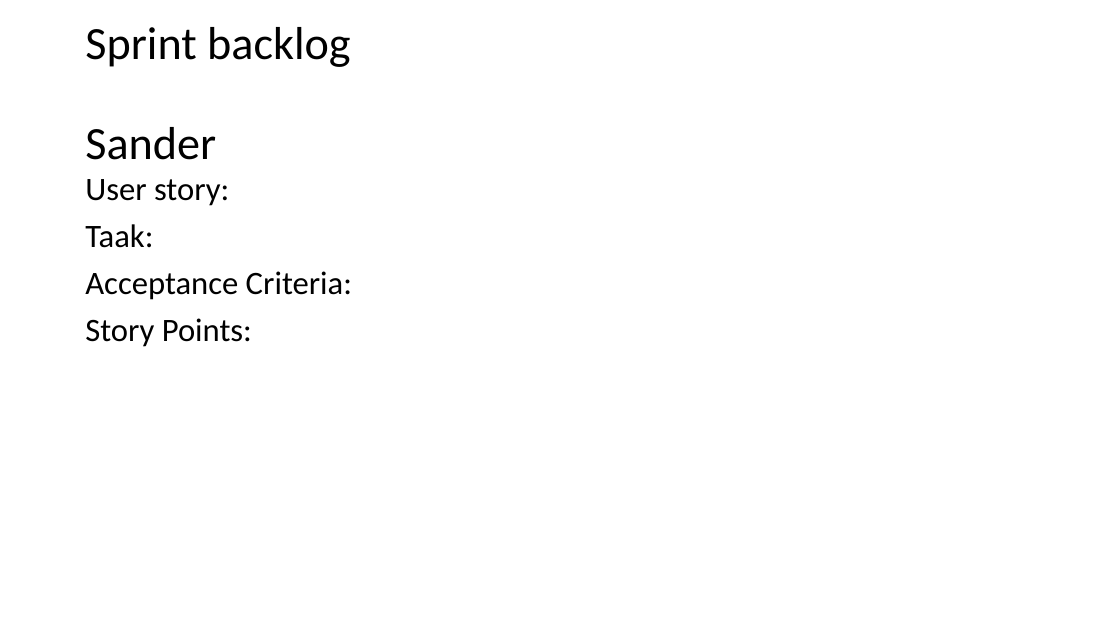
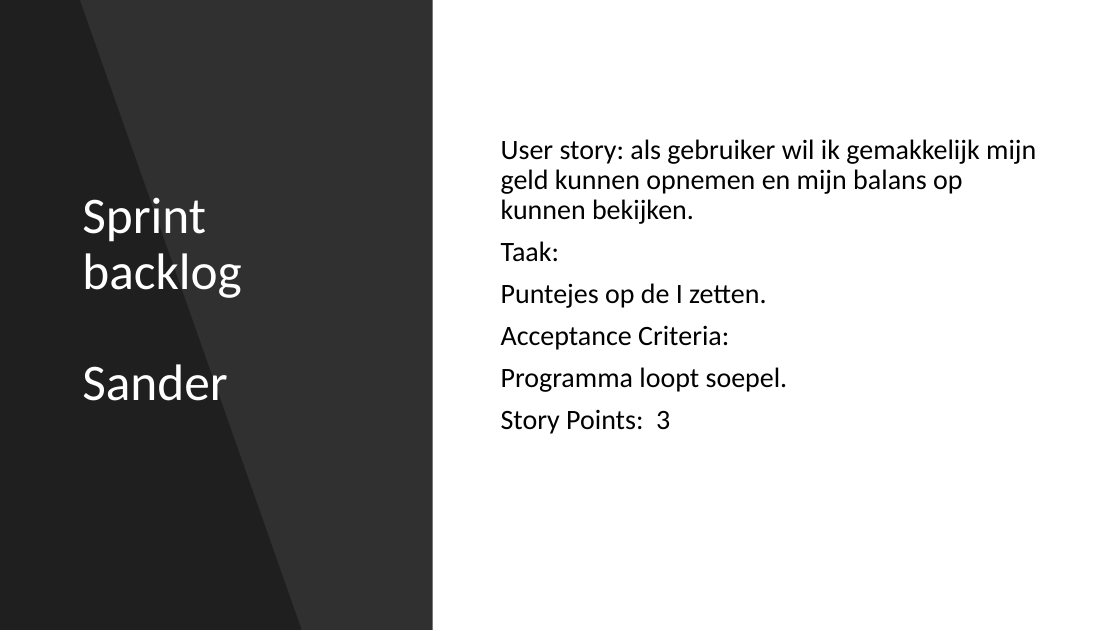
Before and after one commit to Sinjablo/Git-TINPRJ03-34, a slide deck: slide 8 of Presentaties/PresentatieSprint5.pptx. Drawn at 1120x630 pixels with LibreOffice and Linux fonts; fonts in the diff are those of the drawing. Boxes give left, top, right and bottom in pixels: in the first picture for what was removed or moved away, otherwise in the second. Text is boxed around its words. In the diff, an @@ line names an element or a change of style, - is before the commit and + after.

```diff
--- a/Presentaties/PresentatieSprint5.pptx
+++ b/Presentaties/PresentatieSprint5.pptx
@@ rectangle added at [0,0,433,630], fill #000000 at 81% opacity @@
@@ freeform shape added at [0,0,302,630], fill #000000 at 35% opacity @@
@@ title "Sprint backlog Sander": place and size @@
-title "Sprint backlog Sander" at [85,27,350,160]
+title "Sprint backlog Sander" at [82,197,241,401]
@@ title "Sprint backlog Sander" at [82,197,241,401]: size 39.6 to 44 pt, text colour #000000 to #FFFFFF @@
@@ text "User story: als gebruiker wil ...": place and size @@
-text "User story: als gebruiker wil ..." at [85,179,352,347]
+text "User story: als gebruiker wil ..." at [501,139,1036,434]
@@ text "User story: als gebruiker wil ..." at [501,139,1036,434]: vertical alignment top to middle @@
@@ text at [501,139,1036,224]: text changed; size 28 to 24 pt @@
-User story:
+User story: als gebruiker wil ik gemakkelijk mijn geld kunnen opnemen en mijn balans op kunnen bekijken.
@@ text at [501,241,729,350]: size 28 to 24 pt in "Taak:", "Acceptance Criteria:" @@
@@ text at [501,283,766,308]: paragraph added @@
+Puntejes op de I zetten.
@@ text at [501,367,788,434]: text changed; size 28 to 24 pt @@
-Story Points:
+Programma loopt soepel.
+Story Points: 3
```
Also in this commit, not shown: 4 other slides changed.
